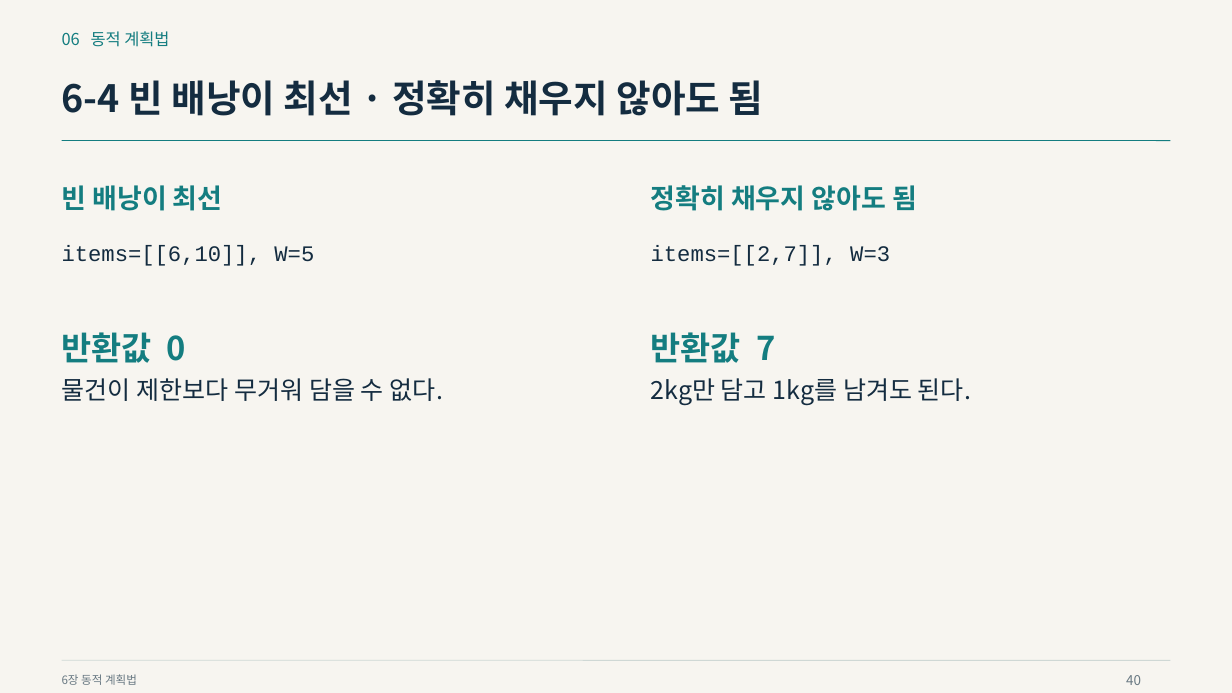
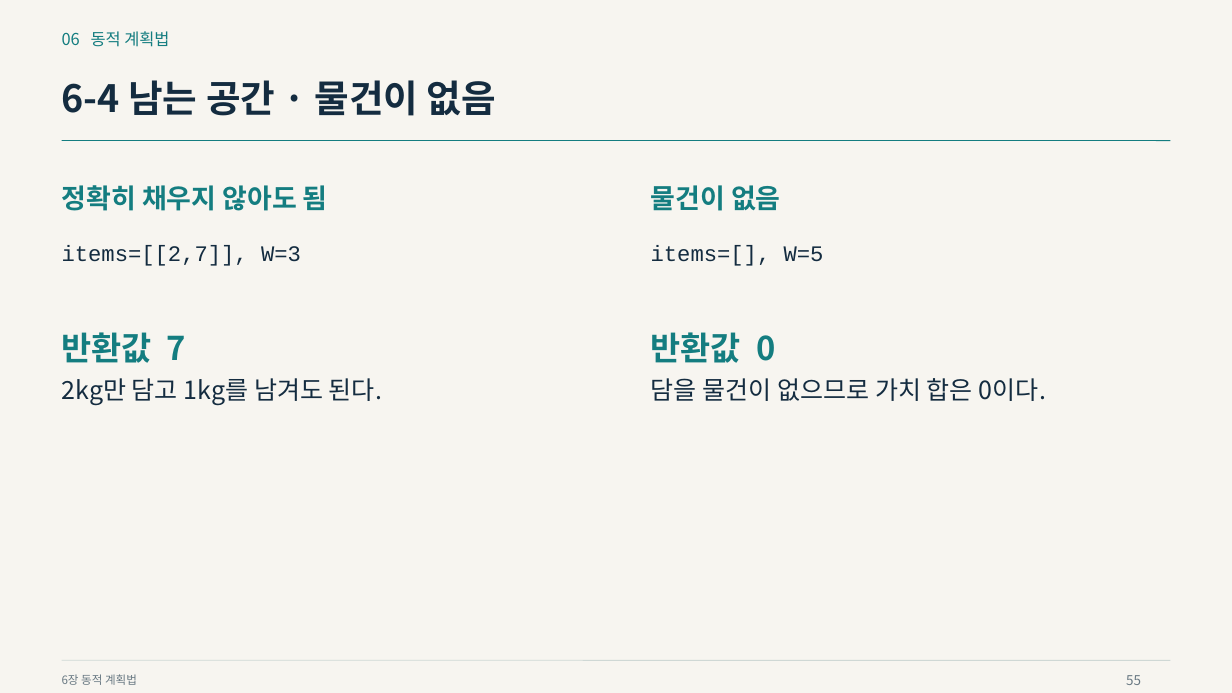
Before and after one commit to Sangdon-Park/Sangdon-Park.github.io, a slide deck: slide 55 of data/알고리즘/6장_동적_계획법.pptx (slide 40 before the commit). Drawn at 1232x693 pixels with LibreOffice and Linux fonts; fonts in the diff are those of the drawing. Boxes give left, top, right and bottom in pixels: in the first picture for what was removed or moved away, otherwise in the second. Text is boxed around its words. In the diff, an @@ line names an element or a change of style, - is before the commit and + after.

```diff
--- a/data/알고리즘/6장_동적_계획법.pptx
+++ b/data/알고리즘/6장_동적_계획법.pptx
@@ text at [62,80,496,116]: text changed @@
-6-4 빈 배낭이 최선 · 정확히 채우지 않아도 됨
+6-4 남는 공간 · 물건이 없음
@@ text at [62,185,328,211]: text changed @@
-빈 배낭이 최선
+정확히 채우지 않아도 됨
@@ text at [651,185,781,211]: text changed @@
-정확히 채우지 않아도 됨
+물건이 없음
@@ text at [62,245,301,266]: text changed @@
-items=[[6,10]], W=5
+items=[[2,7]], W=3
@@ text at [651,245,824,266]: text changed @@
-items=[[2,7]], W=3
+items=[], W=5
@@ text at [62,332,186,363]: text changed @@
-반환값 0
+반환값 7
@@ text at [651,332,775,363]: text changed @@
-반환값 7
+반환값 0
@@ text at [62,378,382,405]: text changed @@
-물건이 제한보다 무거워 담을 수 없다.
+2kg만 담고 1kg를 남겨도 된다.
@@ text at [651,378,1046,401]: text changed @@
-2kg만 담고 1kg를 남겨도 된다.
+담을 물건이 없으므로 가치 합은 0이다.
@@ text at [1126,675,1141,685]: text changed @@
-40
+55
```
Also in this commit, not shown: 37 other slides changed, 20 slides added, 9 slides removed, 22 other files.
